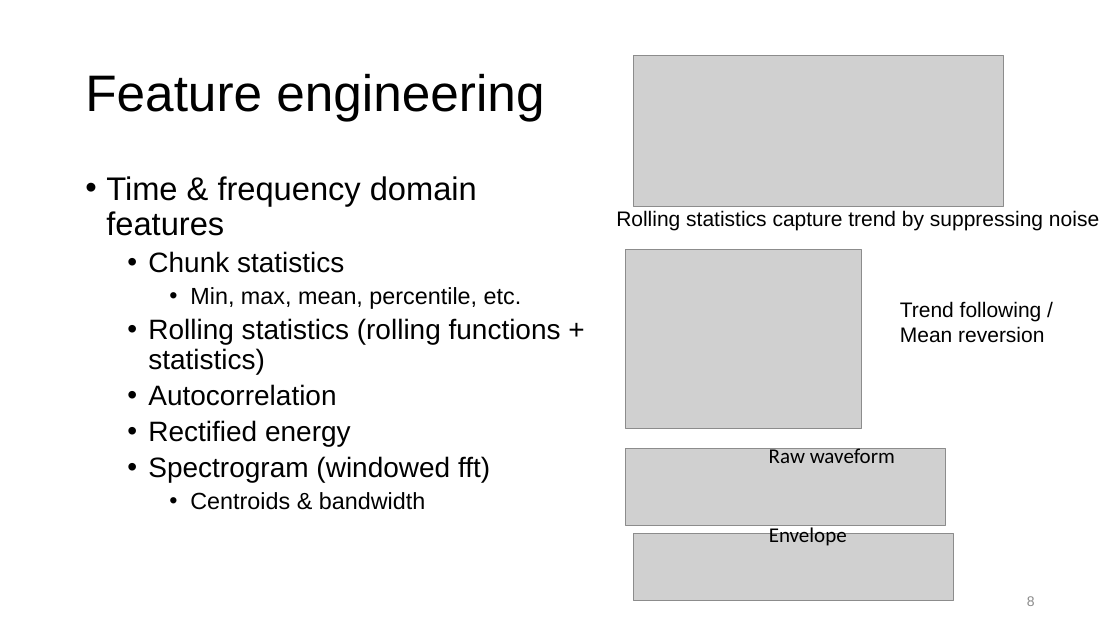
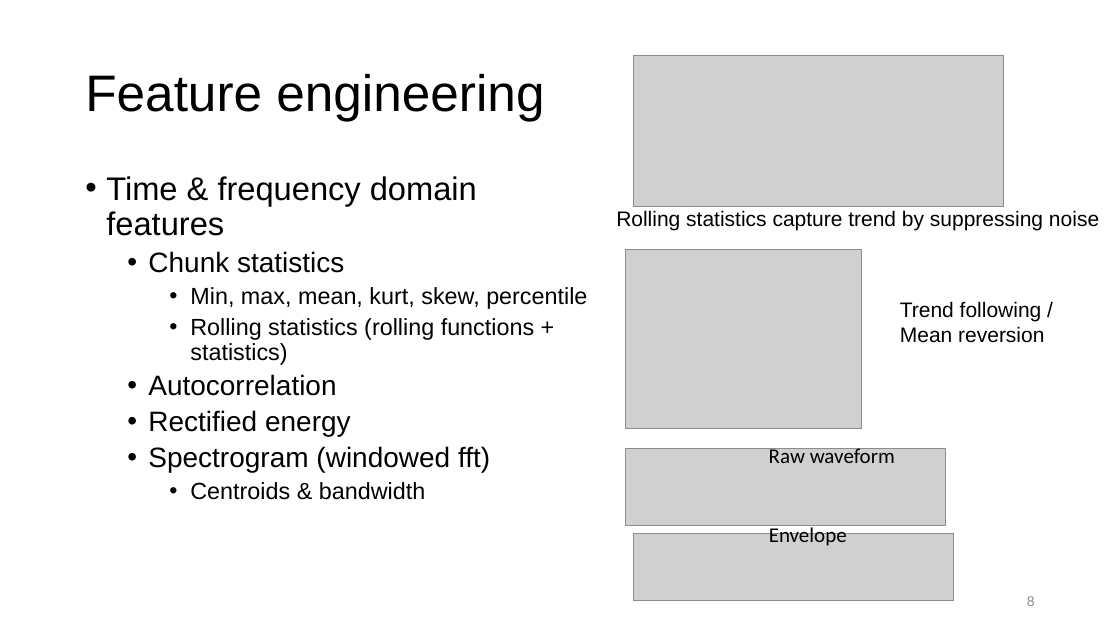
Before and after one commit to qq7933086/Laboratory_earthquake_time_prediction, a slide deck: slide 8 of Capstone_presentation_Laboratory Earthquake Prediction.pptx. Drawn at 1120x630 pixels with LibreOffice and Linux fonts; fonts in the diff are those of the drawing; grey boxes stand for pictures. Boxes give left, top, right and bottom in pixels: in the first picture for what was removed or moved away, otherwise in the second. Text is boxed around its words. In the diff, an @@ line names an element or a change of style, - is before the commit and + after.

```diff
--- a/Capstone_presentation_Laboratory Earthquake Prediction.pptx
+++ b/Capstone_presentation_Laboratory Earthquake Prediction.pptx
@@ text at (190, 287, 587, 309): text changed @@
-    • Min, max, mean, percentile, etc.
+    • Min, max, mean, kurt, skew, percentile
@@ text at (190, 318, 534, 365): size 24 to 20 pt in "Rolling statistics (rolling functions + statistics)"; list level 2 to 3 in "Rolling statistics (rolling functions + ..." @@
```
Also in this commit, not shown: 4 other slides changed, 1 slide added, 2 other files.
